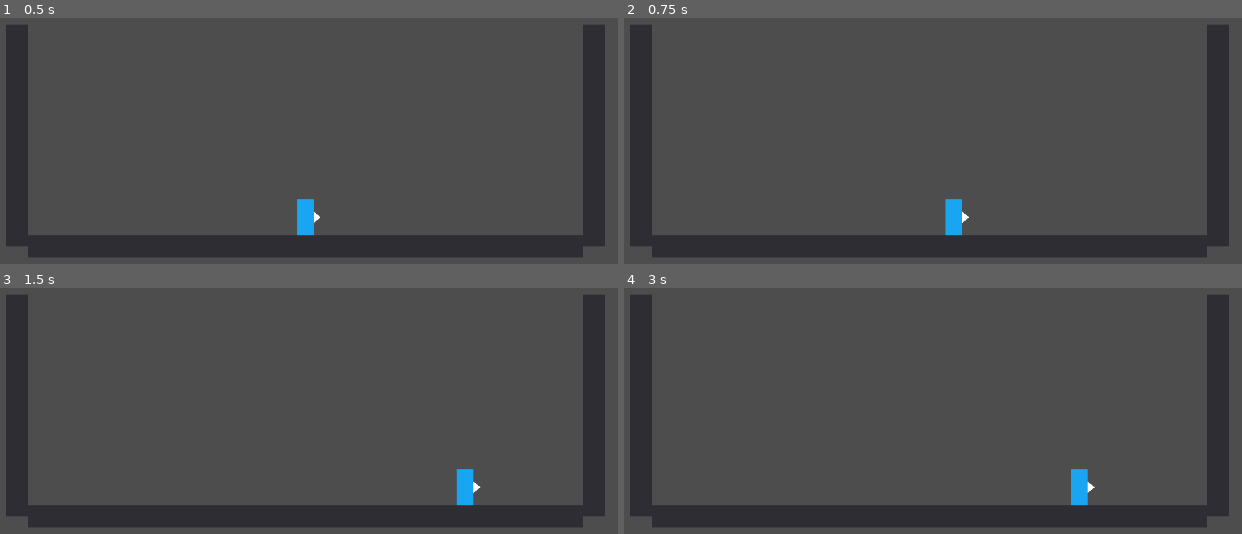
Above: before the commit, frames 1-4 (two rows, left to right).
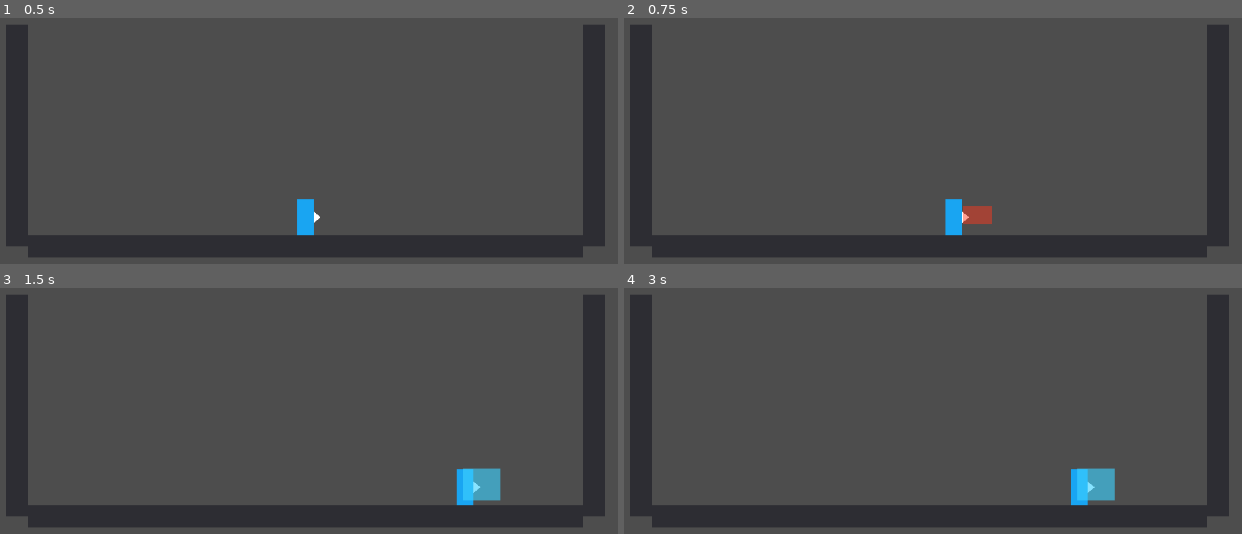
Above: after the commit, the same moments.

Repository: viennguyen2412/stick-rush-last-floor
Game: Godot game, scene res://scenes/levels/DebugArena.tscn
Same seed, same stepped clock (60 frames per second), same inputs: the game is played once before the commit and once after it.
Inputs:
- Up to frame 1 (0.5 s): no input
- Up to frame 2 (0.75 s): tap Enter at 0.5 s; hold D (move_right) from 0.53 s (still down); tap J (attack) at 0.6 s
- Up to frame 3 (1.5 s): keep holding D (move_right); tap Space (jump_dash) at 0.77 s; tap L (dodge_parry) at 1.35 s
- Up to frame 4 (3 s): tap Space (jump_dash) at 1.52 s; release D (move_right) at 2.03 s; hold A (move_left) 2.03-2.78 s; tap J (attack) at 2.1 s; hold D (move_right) from 2.78 s (still down); tap L (dodge_parry) at 2.85 s

Frame 1 is identical in both runs. In frame 2, 0.3% of the frame differs, in the area x 54-60%, y 76-84%; in frame 3, 0.8%, in the area x 74-82%, y 73-87%; in frame 4, 0.8%.

Commit message:
Add player combat hitbox and damage packets

Diff:
--- /dev/null
+++ b/scenes/combat/Hitbox.tscn
@@ -0,0 +1,23 @@
+[gd_scene format=3 uid="uid://bhtmt3rphuy23"]
+
+[ext_resource type="Script" uid="uid://bx2uw4f6bx60g" path="res://scripts/combat/hitbox.gd" id="1_hitbox"]
+
+[sub_resource type="RectangleShape2D" id="RectangleShape2D_hitbox"]
+size = Vector2(42, 26)
+
+[node name="Hitbox" type="Area2D" unique_id=125407776]
+visible = false
+collision_layer = 2
+collision_mask = 4
+monitoring = false
+monitorable = false
+script = ExtResource("1_hitbox")
+team = 1
+
+[node name="CollisionShape2D" type="CollisionShape2D" parent="." unique_id=283618575]
+shape = SubResource("RectangleShape2D_hitbox")
+disabled = true
+
+[node name="DebugVisual" type="Polygon2D" parent="." unique_id=1586081449]
+color = Color(1, 0.22, 0.12, 0.48)
+polygon = PackedVector2Array(-21, -13, 21, -13, 21, 13, -21, 13)
--- /dev/null
+++ b/scenes/combat/Hurtbox.tscn
@@ -0,0 +1,21 @@
+[gd_scene load_steps=3 format=3]
+
+[ext_resource type="Script" path="res://scripts/combat/hurtbox.gd" id="1_hurtbox"]
+
+[sub_resource type="RectangleShape2D" id="RectangleShape2D_hurtbox"]
+size = Vector2(28, 52)
+
+[node name="Hurtbox" type="Area2D"]
+collision_layer = 4
+collision_mask = 0
+monitoring = false
+monitorable = true
+script = ExtResource("1_hurtbox")
+team = 2
+
+[node name="CollisionShape2D" type="CollisionShape2D" parent="."]
+shape = SubResource("RectangleShape2D_hurtbox")
+
+[node name="DebugVisual" type="Polygon2D" parent="."]
+color = Color(0.12, 0.9, 0.42, 0.32)
+polygon = PackedVector2Array(-14, -26, 14, -26, 14, 26, -14, 26)
--- a/scenes/player/Player.tscn
+++ b/scenes/player/Player.tscn
@@ -1,6 +1,8 @@
-[gd_scene load_steps=3 format=3]
+[gd_scene load_steps=5 format=3]
 
 [ext_resource type="Script" path="res://scripts/player/player_controller.gd" id="1_player_controller"]
+[ext_resource type="Script" path="res://scripts/player/player_combat.gd" id="2_player_combat"]
+[ext_resource type="PackedScene" path="res://scenes/combat/Hitbox.tscn" id="3_hitbox"]
 
 [sub_resource type="RectangleShape2D" id="RectangleShape2D_player"]
 size = Vector2(28, 52)
@@ -18,6 +20,12 @@
 color = Color(1, 1, 1, 1)
 polygon = PackedVector2Array(12, -34, 22, -26, 12, -18)
 
+[node name="Hitbox" parent="VisualRoot" instance=ExtResource("3_hitbox")]
+position = Vector2(34, -29)
+
 [node name="CollisionShape2D" type="CollisionShape2D" parent="."]
 position = Vector2(0, -26)
 shape = SubResource("RectangleShape2D_player")
+
+[node name="PlayerCombat" type="Node" parent="."]
+script = ExtResource("2_player_combat")
--- a/scripts/combat/damage_packet.gd
+++ b/scripts/combat/damage_packet.gd
@@ -2,5 +2,8 @@
 extends Resource
 
 
-func _init() -> void:
-	pass
+@export var damage: float = 0.0
+@export var knockback: Vector2 = Vector2.ZERO
+@export var hitstop: float = 0.0
+@export var stun: float = 0.0
+@export var team: int = 0
--- a/scripts/combat/hitbox.gd
+++ b/scripts/combat/hitbox.gd
@@ -2,5 +2,80 @@
 extends Area2D
 
 
+signal hit(target: Hurtbox, damage_packet: DamagePacket)
+
+
+@export var damage_packet: DamagePacket = null
+@export var team: int = 1
+
+var _hit_targets: Array[Hurtbox] = []
+var _was_monitoring: bool = false
+var _is_hit_consumed: bool = false
+
+
 func _ready() -> void:
-	pass
+	area_entered.connect(_on_area_entered)
+	_was_monitoring = monitoring
+
+
+func _physics_process(_delta: float) -> void:
+	_update_activation_state()
+	if not monitoring:
+		return
+
+	_check_current_overlaps()
+
+
+func _on_area_entered(area: Area2D) -> void:
+	_update_activation_state()
+	var hurtbox: Hurtbox = area as Hurtbox
+	if hurtbox == null:
+		return
+
+	_try_hit(hurtbox)
+
+
+func _update_activation_state() -> void:
+	if monitoring and not _was_monitoring:
+		_hit_targets.clear()
+		_is_hit_consumed = false
+
+	_was_monitoring = monitoring
+
+
+func _check_current_overlaps() -> void:
+	for area: Area2D in get_overlapping_areas():
+		var hurtbox: Hurtbox = area as Hurtbox
+		if hurtbox == null:
+			continue
+
+		_try_hit(hurtbox)
+		if _is_hit_consumed:
+			return
+
+
+func _try_hit(hurtbox: Hurtbox) -> void:
+	if _is_hit_consumed:
+		return
+
+	if _hit_targets.has(hurtbox):
+		return
+
+	if team == hurtbox.team:
+		return
+
+	_is_hit_consumed = true
+	_hit_targets.append(hurtbox)
+	hurtbox.receive_hit(self, damage_packet)
+	hit.emit(hurtbox, damage_packet)
+	_disable_after_hit()
+
+
+func _disable_after_hit() -> void:
+	set_deferred("monitoring", false)
+	visible = false
+
+	for child: Node in get_children():
+		var collision_shape: CollisionShape2D = child as CollisionShape2D
+		if collision_shape != null:
+			collision_shape.set_deferred("disabled", true)
--- a/scripts/combat/hurtbox.gd
+++ b/scripts/combat/hurtbox.gd
@@ -2,5 +2,11 @@
 extends Area2D
 
 
-func _ready() -> void:
-	pass
+signal hit_received(source: Hitbox, damage_packet: DamagePacket)
+
+
+@export var team: int = 2
+
+
+func receive_hit(source: Hitbox, packet: DamagePacket) -> void:
+	hit_received.emit(source, packet)
